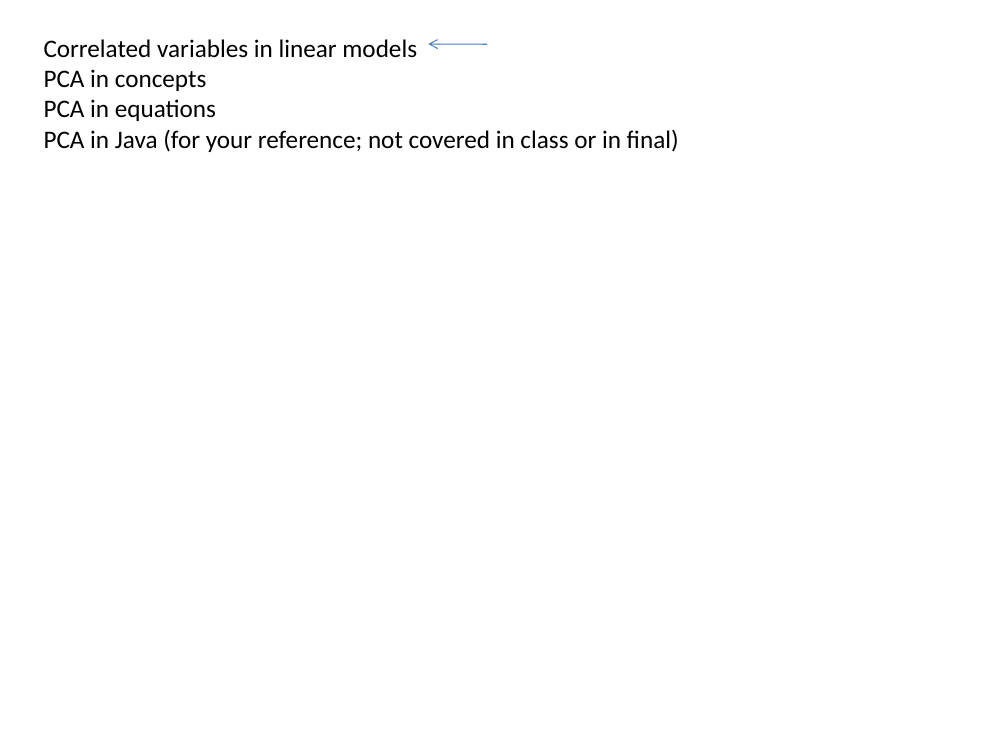
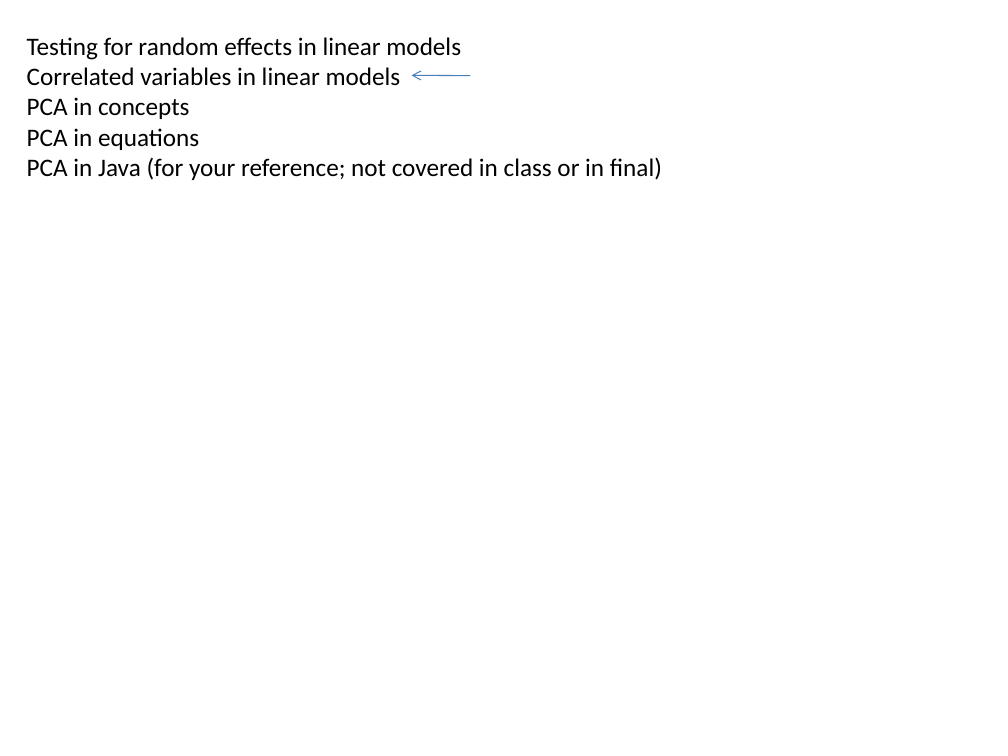
Before and after one commit to afodor/afodor.github.io, a slide deck: slide 8 of classes/stats2015/Lecture19.pptx. Drawn at 1008x756 pixels with LibreOffice and Linux fonts; fonts in the diff are those of the drawing. Boxes give left, top, right and bottom in pixels: in the first picture for what was removed or moved away, otherwise in the second. Text is boxed around its words. In the diff, an @@ line names an element or a change of style, - is before the commit and + after.

```diff
--- a/classes/stats2015/Lecture19.pptx
+++ b/classes/stats2015/Lecture19.pptx
@@ text "Testing for random effects in ..." moved from (x1=44, y1=39, x2=679, y2=152) to (x1=27, y1=37, x2=662, y2=180) @@
@@ text at (x1=27, y1=37, x2=461, y2=60): paragraph added @@
+Testing for random effects in linear models
@@ arrow moved from (487, 44) - (428, 44) to (471, 76) - (411, 76) @@
```
Also in this commit, not shown: 2 other slides changed.
